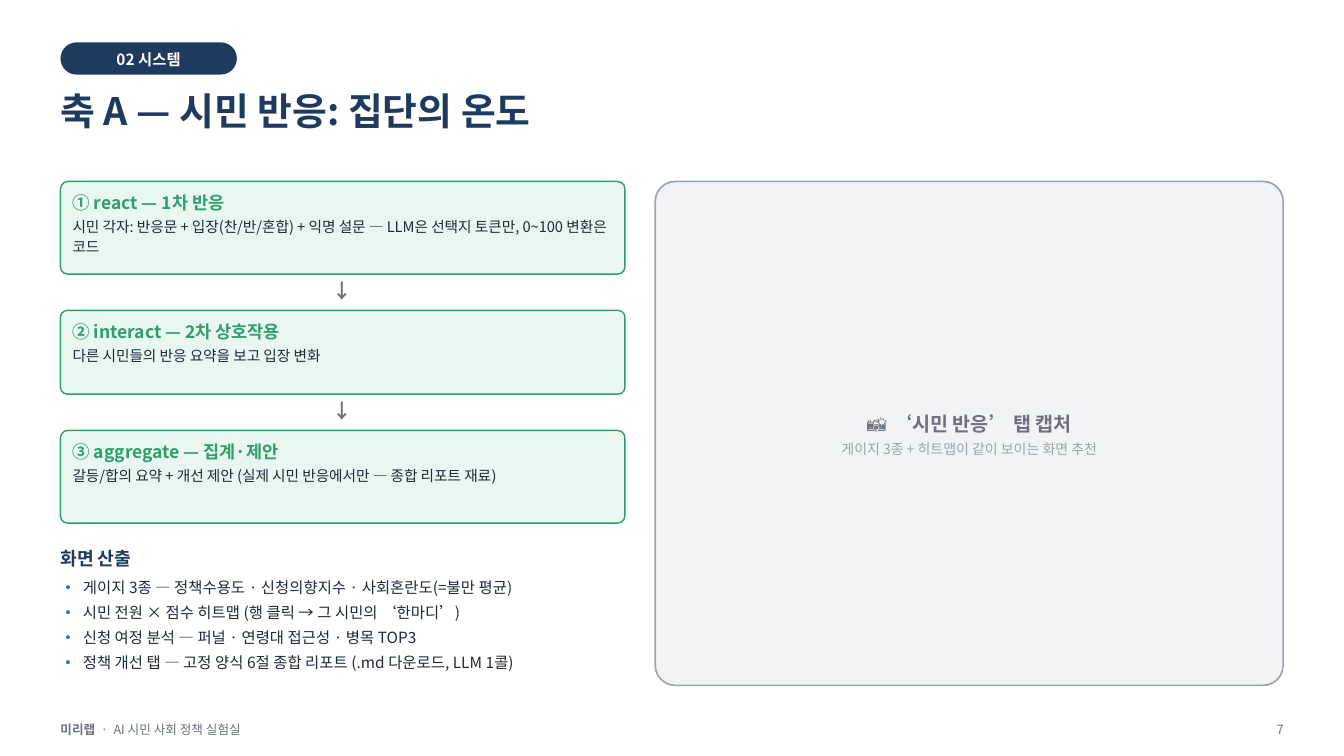
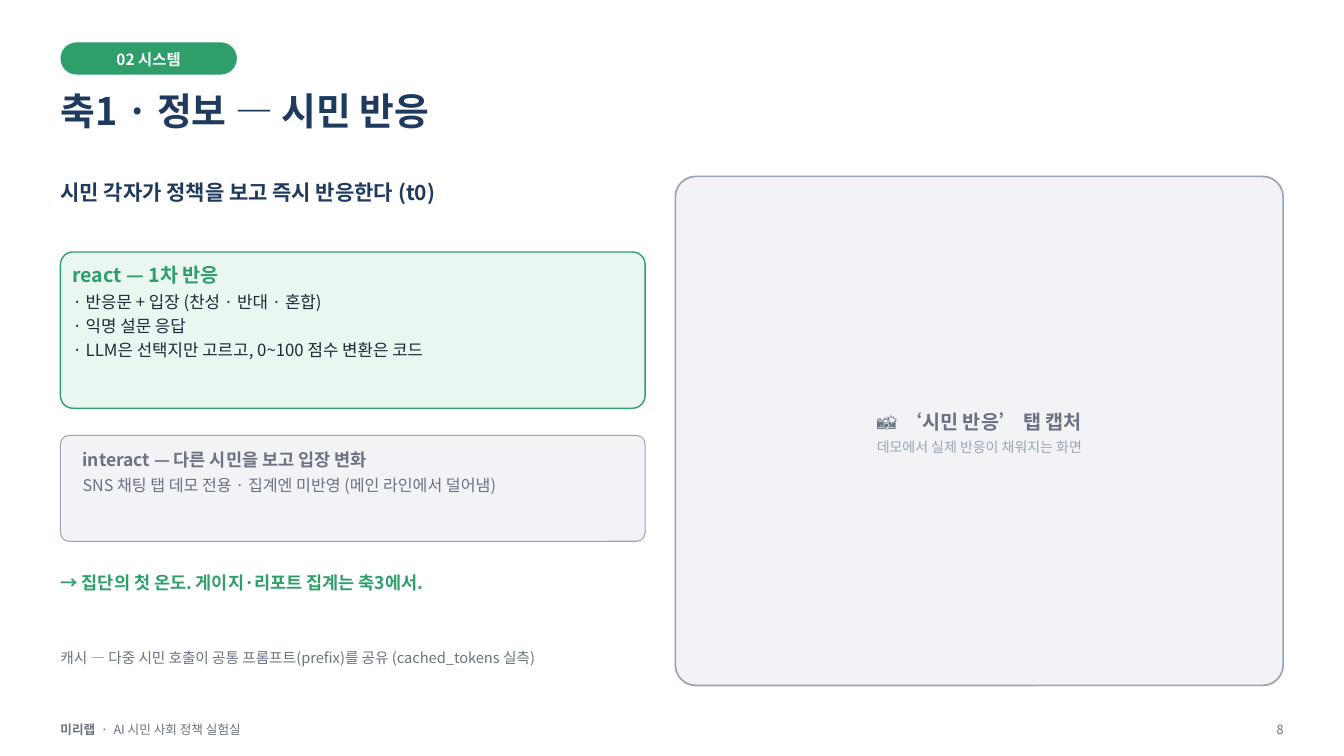
Before and after one commit to minoak/MiriLab_1, a slide deck: slide 8 of notebooks/미리랩_발표.pptx (slide 7 before the commit). Drawn at 1344x756 pixels with LibreOffice and Linux fonts; fonts in the diff are those of the drawing. Boxes give left, top, right and bottom in pixels: in the first picture for what was removed or moved away, otherwise in the second. Text is boxed around its words. In the diff, an @@ line names an element or a change of style, - is before the commit and + after.

```diff
--- a/notebooks/미리랩_발표.pptx
+++ b/notebooks/미리랩_발표.pptx
@@ rounded rectangle "02 시스템" at (x1=60, y1=42, x2=237, y2=75): fill #1F3A5F to #2E9E6B @@
@@ text at (x1=60, y1=93, x2=430, y2=129): text changed @@
-축 A — 시민 반응: 집단의 온도
+축1 · 정보 — 시민 반응
@@ rounded rectangle "📸 ‘시민 반응’ 탭 캡처" resized from (x1=655, y1=181, x2=1284, y2=686) to (x1=676, y1=176, x2=1284, y2=686) @@
@@ rounded rectangle removed at (x1=60, y1=181, x2=625, y2=274) @@
@@ text added at (x1=60, y1=182, x2=435, y2=204), 15 pt, text #1F3A5F, bold @@
+시민 각자가 정책을 보고 즉시 반응한다 (t0)
@@ rounded rectangle resized from (x1=60, y1=311, x2=625, y2=394) to (x1=60, y1=252, x2=645, y2=408) @@
@@ text at (x1=73, y1=265, x2=423, y2=359): text changed; size 10.5 to 12 pt @@
-① react — 1차 반응
-시민 각자: 반응문 + 입장(찬/반/혼합) + 익명 설문 — LLM은 선택지 토큰만, 0~100 변환은 코드
+react — 1차 반응
+· 반응문 + 입장 (찬성 · 반대 · 혼합)
+· 익명 설문 응답
+· LLM은 선택지만 고르고, 0~100 점수 변환은 코드
@@ text removed at (x1=282, y1=276, x2=403, y2=317) @@
-↓
@@ text removed at (x1=282, y1=396, x2=403, y2=437) @@
-↓
@@ rounded rectangle resized from (x1=60, y1=431, x2=625, y2=523) to (x1=60, y1=436, x2=645, y2=541) @@
@@ rounded rectangle at (x1=60, y1=436, x2=645, y2=541): fill #EAF6F0 to #F1F3F7; outline #2E9E6B 1 pt to #9AA5B1 0.75 pt @@
@@ text removed at (x1=73, y1=443, x2=496, y2=484) @@
-③ aggregate — 집계·제안
-갈등/합의 요약 + 개선 제안 (실제 시민 반응에서만 — 종합 리포트 재료)
@@ text in rounded rectangle at (x1=877, y1=440, x2=1082, y2=453): text changed @@
-게이지 3종 + 히트맵이 같이 보이는 화면 추천
+데모에서 실제 반응이 채워지는 화면
@@ text at (x1=83, y1=451, x2=496, y2=494): text changed; size 10.5 to 11.5 pt; text colour #1F2937 to #6B7280 @@
-② interact — 2차 상호작용
-다른 시민들의 반응 요약을 보고 입장 변화
+interact — 다른 시민을 보고 입장 변화
+SNS 채팅 탭 데모 전용 · 집계엔 미반영 (메인 라인에서 덜어냄)
@@ text removed at (x1=60, y1=549, x2=514, y2=671) @@
-화면 산출
-• 게이지 3종 — 정책수용도 · 신청의향지수 · 사회혼란도(=불만 평균)
-• 시민 전원 × 점수 히트맵 (행 클릭 → 그 시민의 ‘한마디’)
-• 신청 여정 분석 — 퍼널 · 연령대 접근성 · 병목 TOP3
-• 정책 개선 탭 — 고정 양식 6절 종합 리포트 (.md 다운로드, LLM 1콜)
@@ text added at (x1=82, y1=574, x2=423, y2=591), 12.5 pt, text #2E9E6B, bold @@
+→ 집단의 첫 온도. 게이지·리포트 집계는 축3에서.
@@ text added at (x1=60, y1=651, x2=535, y2=667), 10.5 pt, text #6B7280 @@
+캐시 — 다중 시민 호출이 공통 프롬프트(prefix)를 공유 (cached_tokens 실측)
@@ text at (x1=1277, y1=724, x2=1284, y2=734): text changed @@
-7
+8
```
Also in this commit, not shown: 14 other slides changed, 3 slides added, 1 slide removed, 25 other files.
